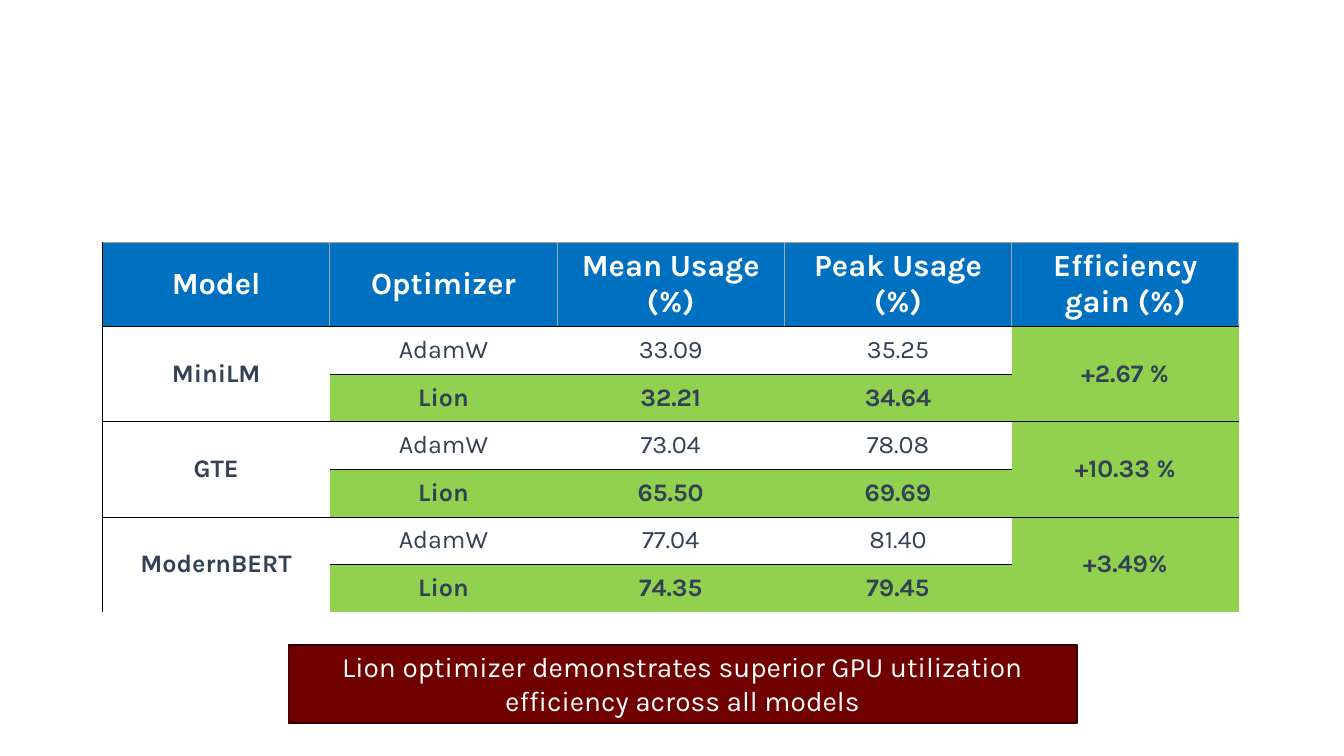
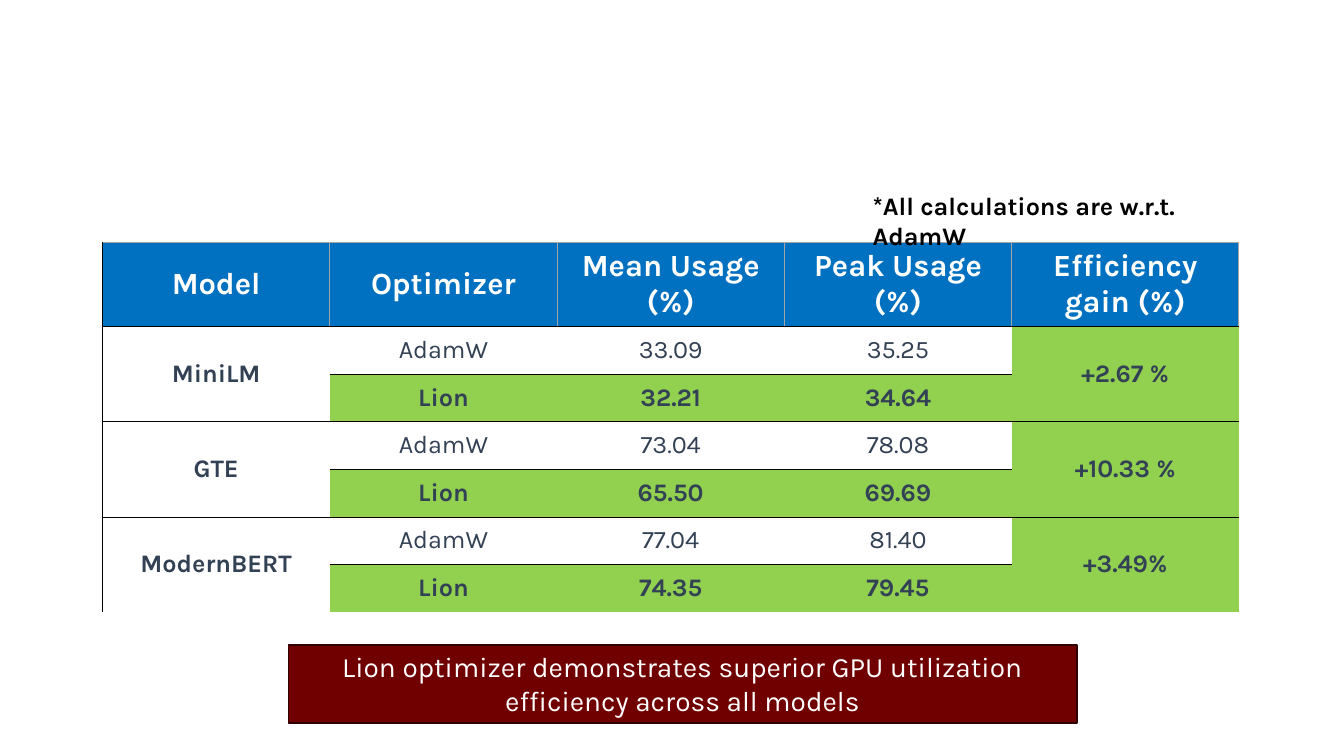
Before and after one commit to skfrost19/cross-encoder-modal, a slide deck: slide 20 of cross_encoder/thesis/Thesis_presentation.pptx. Drawn at 1344x756 pixels with LibreOffice and Linux fonts; fonts in the diff are those of the drawing; background and template pictures are left out. Boxes give left, top, right and bottom in pixels: in the first picture for what was removed or moved away, otherwise in the second. Text is boxed around its words. In the diff, an @@ line names an element or a change of style, - is before the commit and + after.

```diff
--- a/cross_encoder/thesis/Thesis_presentation.pptx
+++ b/cross_encoder/thesis/Thesis_presentation.pptx
@@ text added at [873, 197, 1175, 252], 18 pt, text #000000, bold @@
+*All calculations are w.r.t. AdamW
```
Also in this commit, not shown: 1 other file.
